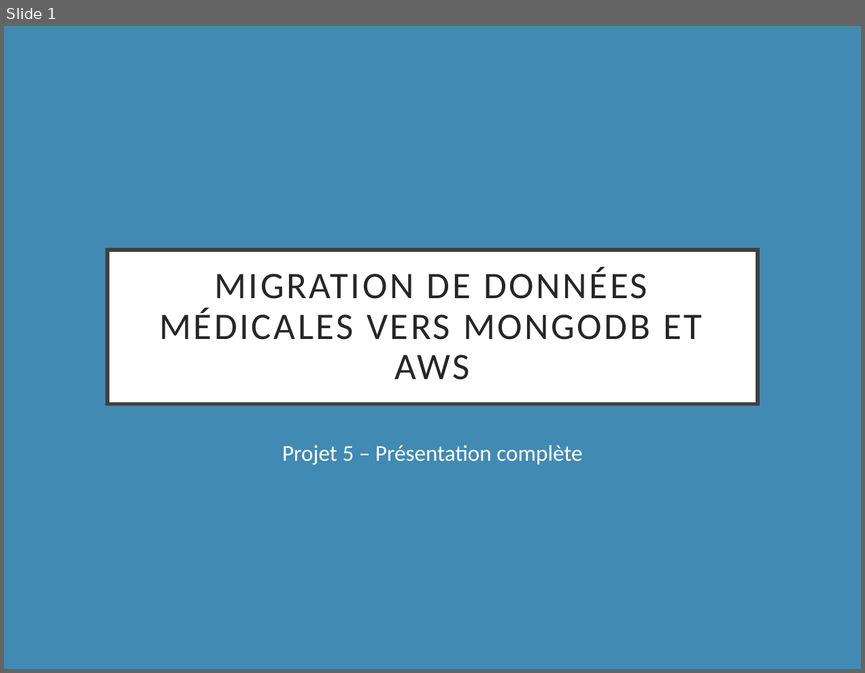
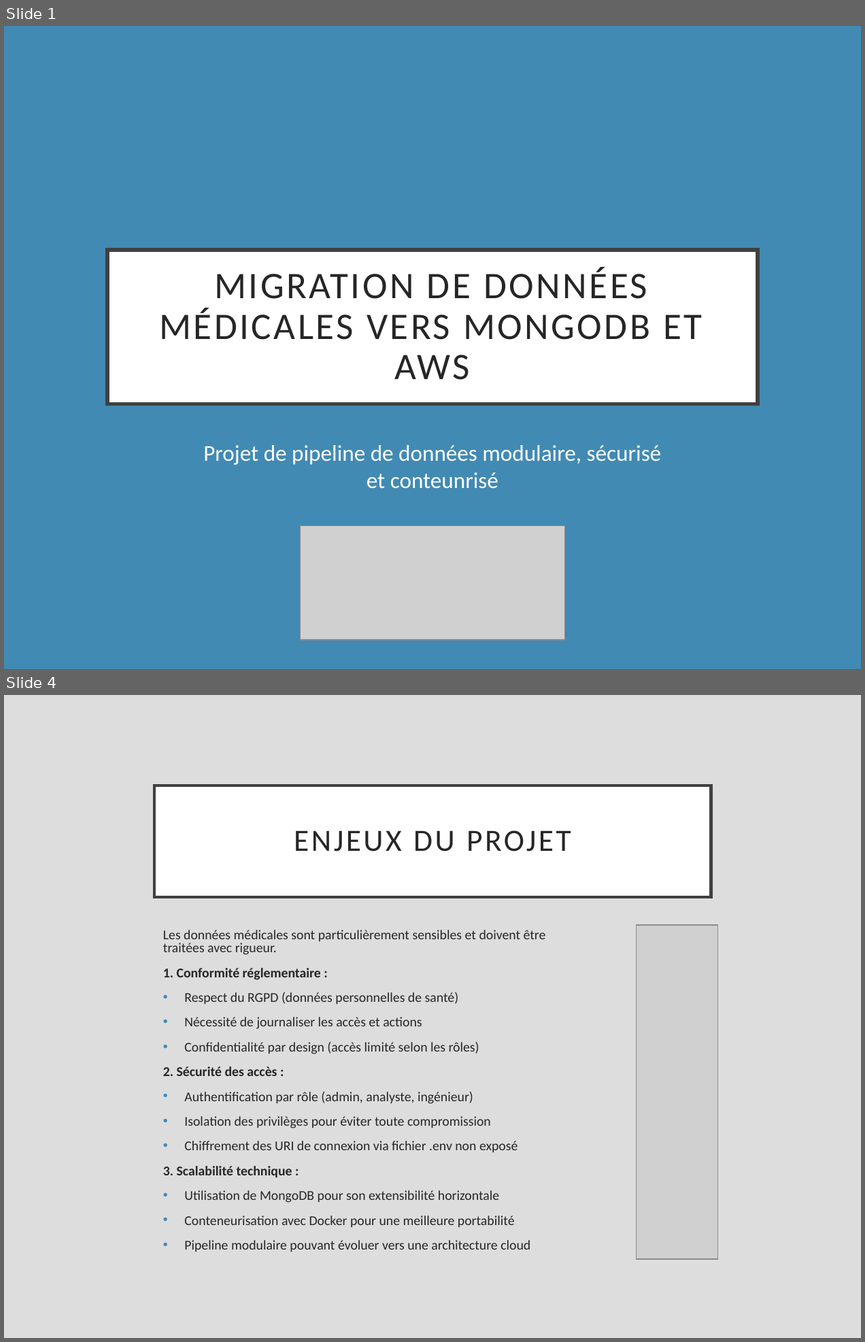
Before and after one commit to alexqtn/projet_5, a slide deck: Presantation.pptx. Shown one above the other, each under a label of ours: slide 1 before the commit, slides 1 and 4 after it; the slides between them are not shown. The pictures are 865x673 and 865x1342 pixels, drawn with LibreOffice and Linux fonts; fonts in the diff are those of the drawing; grey boxes stand for pictures. Boxes give left, top, right and bottom in pixels: in the first picture for what was removed or moved away, otherwise in the second. Text is boxed around its words. In the diff, an @@ line names an element or a change of style, - is before the commit and + after.

```diff
--- a/Presantation.pptx
+++ b/Presantation.pptx
@@ slide 4 added at box(4, 695, 861, 1338), background #DDDDDD @@
@@ title added at box(155, 785, 711, 896), fill #FFFFFF, outline #404040 2.5 pt, 26 pt, text #262626 @@
+ENJEUX DU PROJET
@@ text added at box(163, 930, 546, 1251), 11.2 pt, text #262626 @@
+Les données médicales sont particulièrement sensibles et doivent être traitées avec rigueur.
+1. Conformité réglementaire :
+• Respect du RGPD (données personnelles de santé)
+• Nécessité de journaliser les accès et actions
+• Confidentialité par design (accès limité selon les rôles)
+2. Sécurité des accès :
+• Authentification par rôle (admin, analyste, ingénieur)
+• Isolation des privilèges pour éviter toute compromission
+• Chiffrement des URI de connexion via fichier .env non exposé
+3. Scalabilité technique :
+• Utilisation de MongoDB pour son extensibilité horizontale
+• Conteneurisation avec Docker pour une meilleure portabilité
+• Pipeline modulaire pouvant évoluer vers une architecture cloud
@@ picture added at box(636, 925, 718, 1259) @@
@@ slide 1 changed as well @@
@@ subtitle at box(203, 445, 662, 488): text changed @@
-Projet 5 – Présentation complète
+Projet de pipeline de données modulaire, sécurisé et conteunrisé
@@ picture added at box(300, 526, 564, 639) @@
```
Also in this commit, not shown: 2 other slides changed, 17 other slides added, 8 slides removed, 6 other files.
